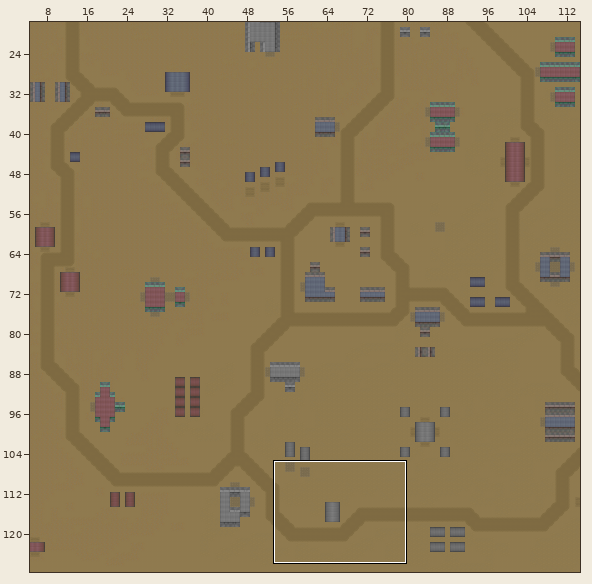
Two states of a Tiled map (JSON), map/map.json. Above: a wide view before the commit, with the close-up outlined.
Close-up. The starting point:
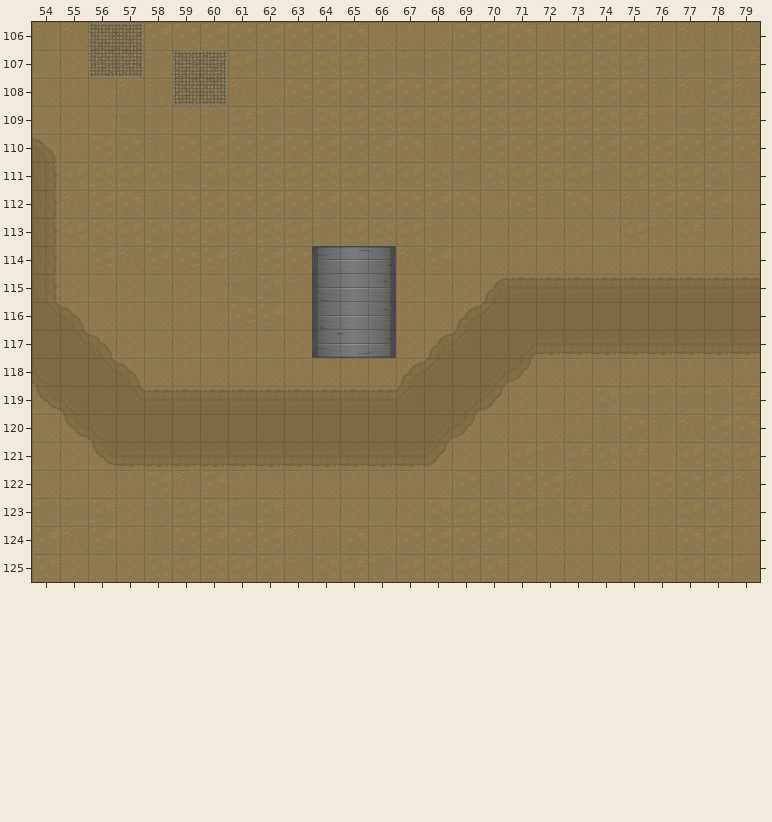
Cells are 64x64 px. Shown: x 54..79, y 106..125. The commit also changed other parts of the map, which this record leaves out.
The same view after the edit:
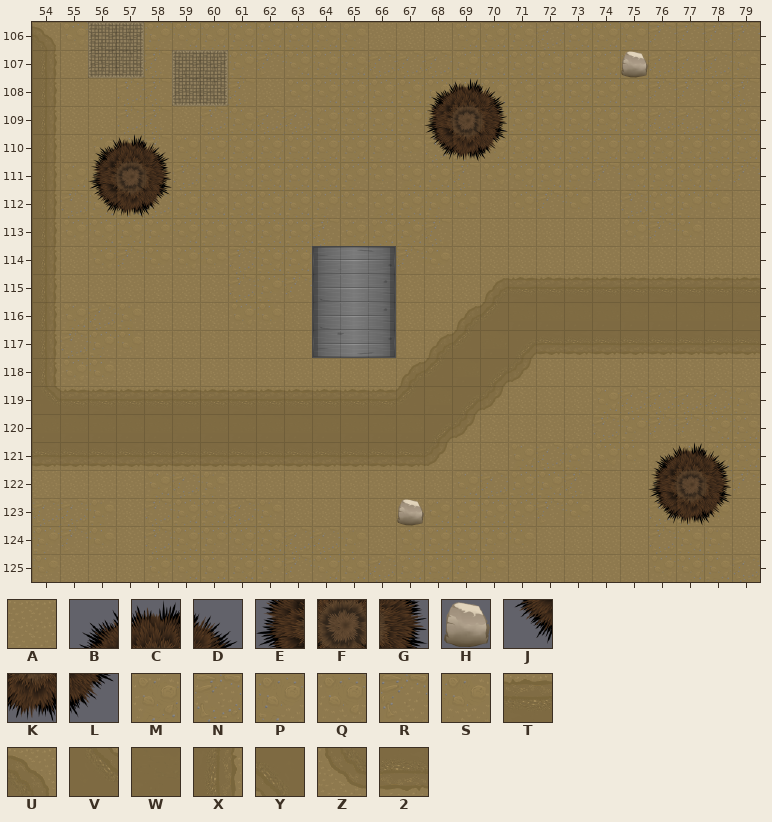
Key: from "tileset": A 0, B 6, C 7, D 8, E 21, F 22, G 23, H 35, J 36, K 37, L 38, M 60, N 75, P 79, Q 90, R 91, S 92, T 106, U 107, V 109, W 121, X 122, Y 123, Z 135, 2 136.
_ is an empty cell, . an unchanged one.
The edit:
--- layer "floor"
@@ x 54..55 @@
-106 RR
-107 A.
-108 A.
-109 A.
-110 U.
+106 UQ
+107 X.
+108 X.
+109 X.
+110 X.
@@ x 54..57 @@
-116 VU..
-117 .VU.
-118 .WVU
-119 ZYWV
-120 AZ..
-121 AAZ.
+116 XM..
+117 .NP.
+118 .QSA
+119 VTTT
+120 WW..
+121 222.
--- layer "walls"
@@ x 75..75 @@
-107 _
+107 H
@@ x 67..67 @@
-123 _
+123 H
--- layer "trees"
@@ x 56..70 @@
-108 ............___
-109 ............___
-110 ___.........___
-111 ___............
-112 ___............
+108 ............BCD
+109 ............EFG
+110 BCD.........JKL
+111 EFG............
+112 JKL............
@@ x 76..78 @@
-121 ___
-122 ___
-123 ___
+121 BCD
+122 EFG
+123 JKL
Changed places in both close-ups, as pixel boxes (x1, y1, x2, y2):
changed: (32, 22, 88, 162)
added: (621, 51, 648, 78)
added: (424, 78, 508, 162)
added: (88, 134, 172, 218)
changed: (32, 302, 144, 468)
added: (648, 442, 732, 526)
added: (397, 499, 424, 526)
